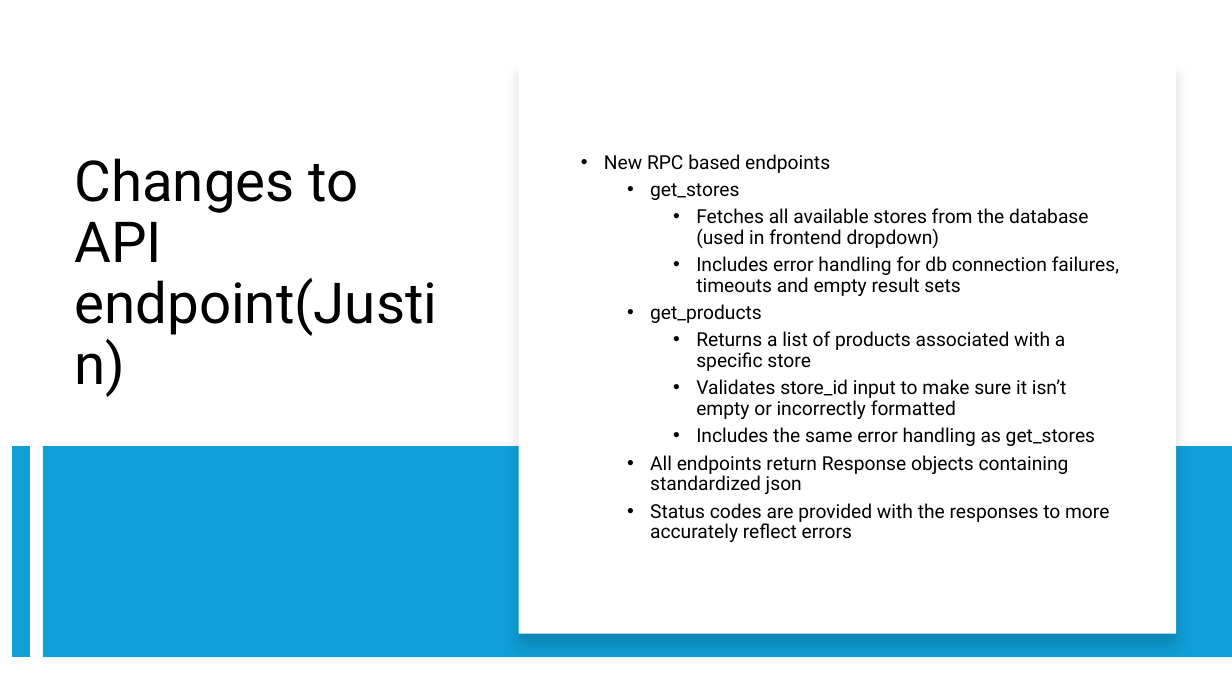
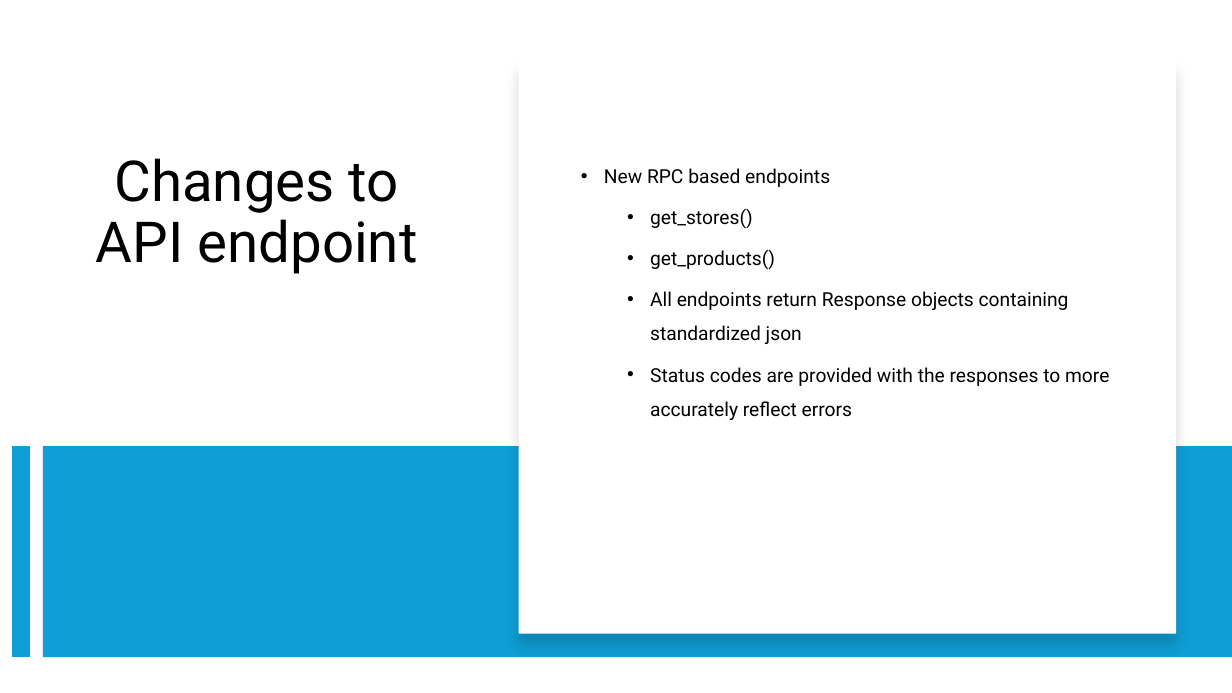
Before and after one commit to Jormungandr72/Cross-Website-Price-Checker, a slide deck: slide 4 of docs/phase_three_docs/Phase_Three_Presentation.pptx. Drawn at 1232x693 pixels with LibreOffice and Linux fonts; fonts in the diff are those of the drawing. Boxes give left, top, right and bottom in pixels: in the first picture for what was removed or moved away, otherwise in the second. Text is boxed around its words. In the diff, an @@ line names an element or a change of style, - is before the commit and + after.

```diff
--- a/docs/phase_three_docs/Phase_Three_Presentation.pptx
+++ b/docs/phase_three_docs/Phase_Three_Presentation.pptx
@@ title at (96,158,418,274): text changed @@
-Changes to API endpoint(Justin)
+Changes to API endpoint
@@ text at (604,168,1109,420): line spacing 0.9 to 1.5 @@
@@ text at (650,209,775,269): text changed @@
-  • get_stores
-    • Fetches all available stores from the database (used in frontend dropdown)
-    • Includes error handling for db connection failures, timeouts and empty result sets
-  • get_products
-    • Returns a list of products associated with a specific store
-    • Validates store_id input to make sure it isn’t empty or incorrectly formatted
-    • Includes the same error handling as get_stores
+  • get_stores()
+  • get_products()
```
Also in this commit, not shown: 7 other slides changed.
